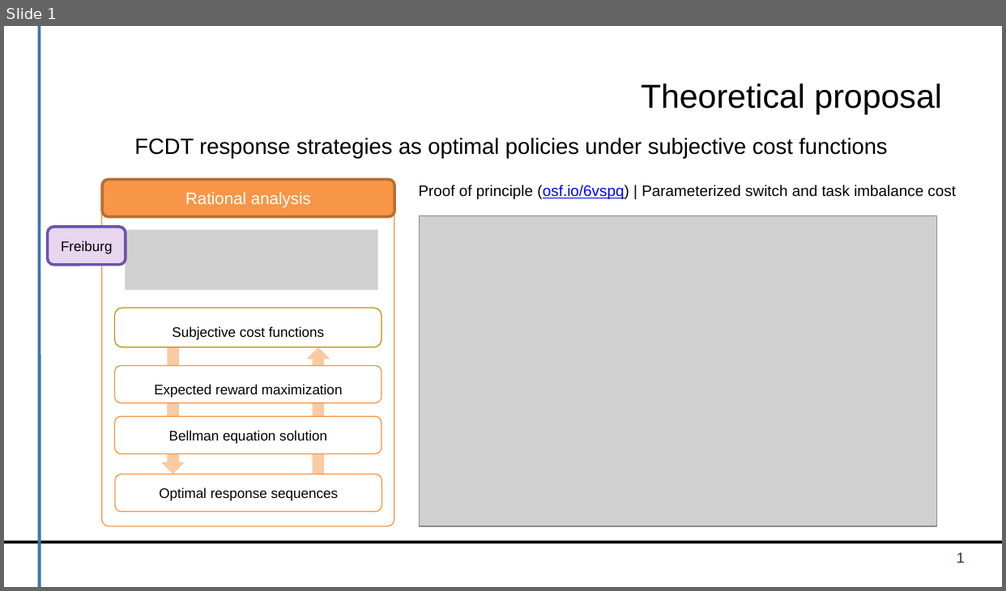
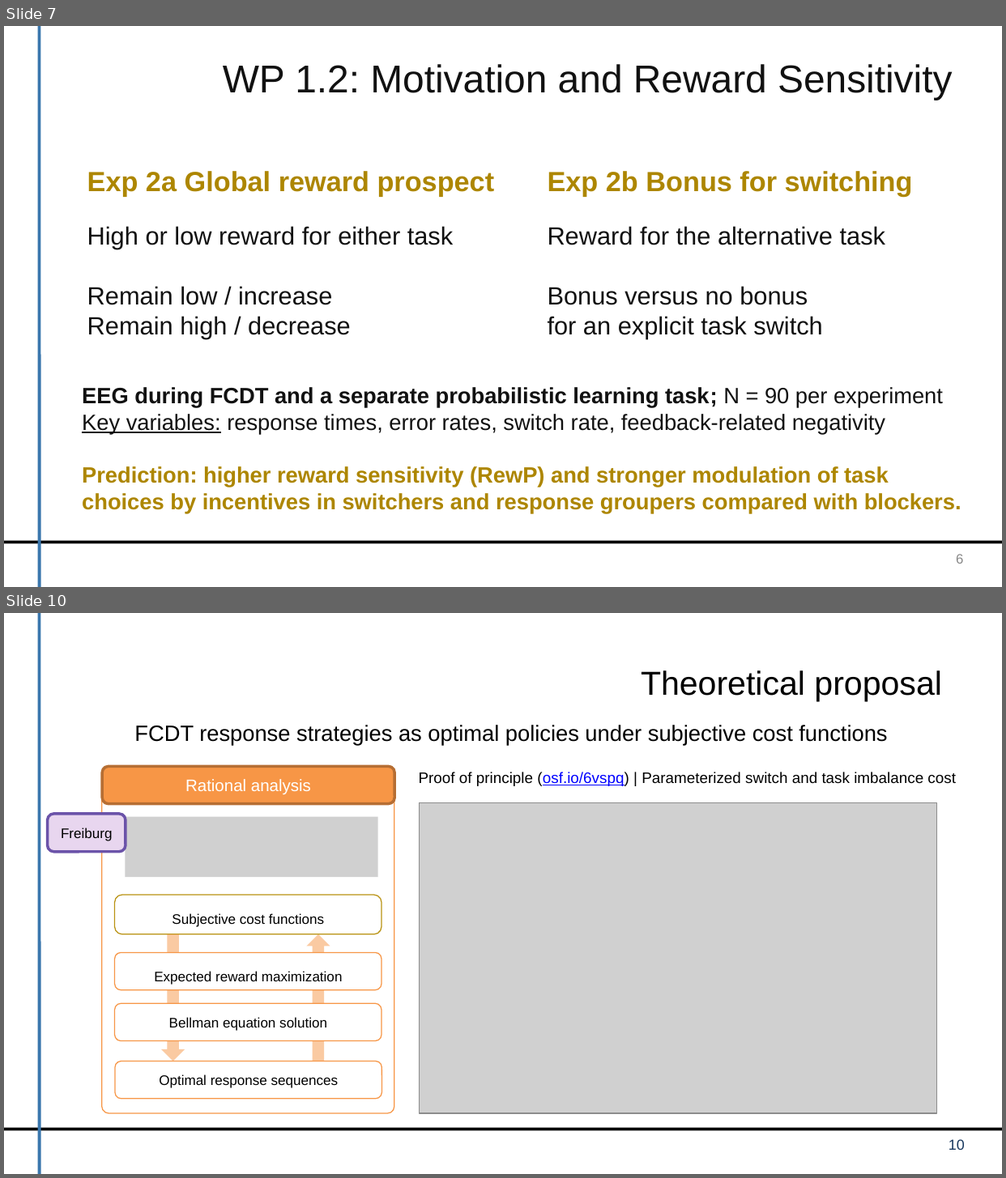
Before and after one commit to dirk-ostwald/Optimal-dual-task-performance, a slide deck: presentation/TP3-Kick-Off-Presentation.pptx. Shown one above the other, each under a label of ours: slide 1 before the commit, slides 7 and 10 after it; the slides between them are not shown. The pictures are 1006x591 and 1006x1178 pixels, drawn with LibreOffice and Linux fonts; fonts in the diff are those of the drawing; grey boxes stand for pictures; background and template pictures are left out. Boxes give left, top, right and bottom in pixels: in the first picture for what was removed or moved away, otherwise in the second. Text is boxed around its words. In the diff, an @@ line names an element or a change of style, - is before the commit and + after.

```diff
--- a/presentation/TP3-Kick-Off-Presentation.pptx
+++ b/presentation/TP3-Kick-Off-Presentation.pptx
@@ slide 7 added at (x1=4, y1=26, x2=1002, y2=587), background #FFFFFF; not listed: 2 template elements that a slide beside it also shows @@
@@ text added at (x1=223, y1=64, x2=952, y2=100), 28 pt, text #111111 @@
+WP 1.2: Motivation and Reward Sensitivity
@@ text added at (x1=87, y1=171, x2=495, y2=197), 20 pt, text #AD8600, bold @@
+Exp 2a Global reward prospect
@@ text added at (x1=548, y1=171, x2=913, y2=197), 20 pt, text #AD8600, bold @@
+Exp 2b Bonus for switching
@@ text added at (x1=87, y1=226, x2=453, y2=339), 18 pt, text #111111 @@
+High or low reward for either task
+Remain low / increase
+Remain high / decrease
@@ text added at (x1=548, y1=226, x2=885, y2=339), 18 pt, text #111111 @@
+Reward for the alternative task
+Bonus versus no bonus
+for an explicit task switch
@@ text added at (x1=82, y1=387, x2=943, y2=434), 16 pt, text #111111 @@
+EEG during FCDT and a separate probabilistic learning task; N = 90 per experiment
+Key variables: response times, error rates, switch rate, feedback-related negativity
@@ text added at (x1=82, y1=467, x2=961, y2=514), 16 pt, text #AD8600, bold @@
+Prediction: higher reward sensitivity (RewP) and stronger modulation of task choices by incentives in switchers and response groupers compared with blockers.
@@ text added at (x1=956, y1=554, x2=963, y2=564), 9.8 pt, text #888888 @@
+6
@@ what was slide 1 is now slide 10 @@
@@ page number at (x1=948, y1=1139, x2=965, y2=1150): text changed @@
-1
+10
```
Also in this commit, not shown: 4 slides changed, 45 other slides added, 4 other files.
